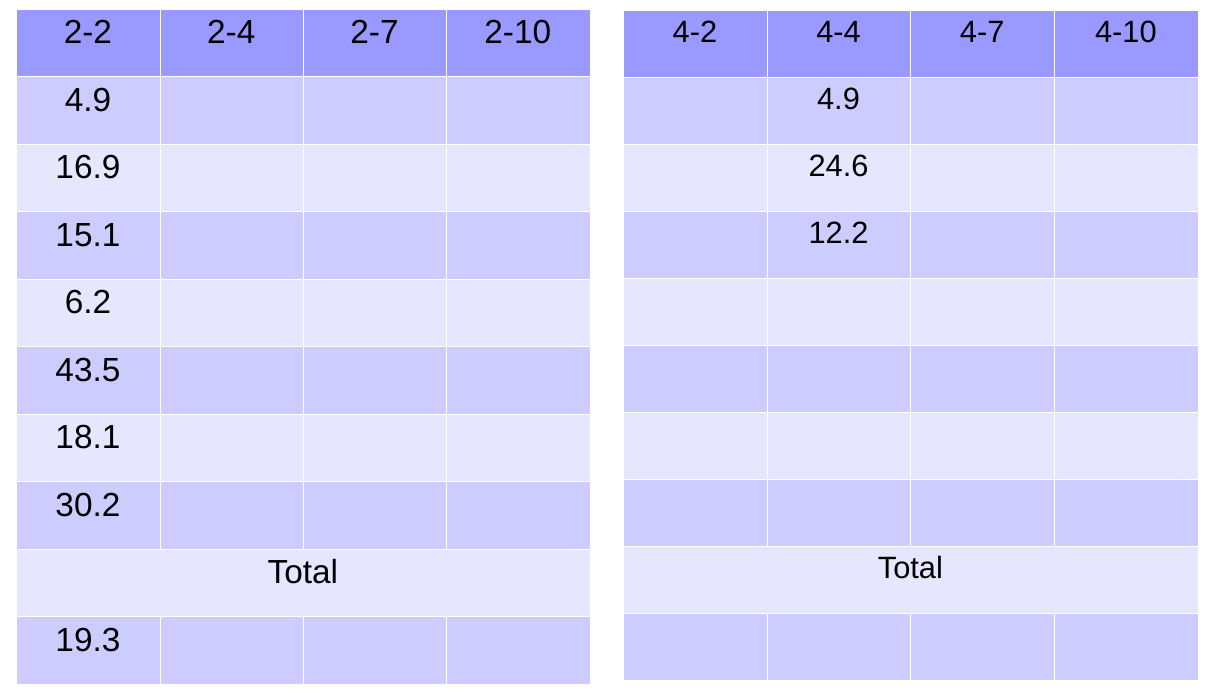
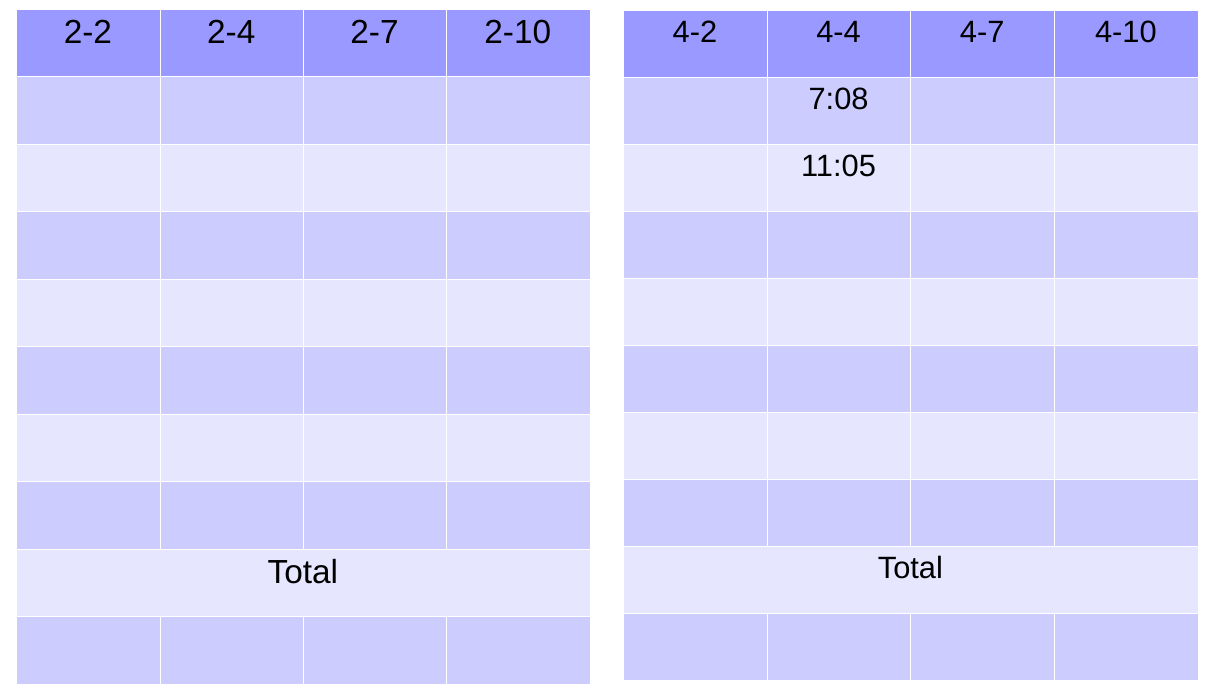
Before and after one commit to Jisha-George/AutonomousRoboticSystem, a slide deck: slide 2 of Test.pptx. Drawn at 1232x693 pixels with LibreOffice and Linux fonts; fonts in the diff are those of the drawing. Boxes give left, top, right and bottom in pixels: in the first picture for what was removed or moved away, otherwise in the second. Text is boxed around its words. In the diff, an @@ line names an element or a change of style, - is before the commit and + after.

```diff
--- a/Test.pptx
+++ b/Test.pptx
@@ table at [17, 9, 590, 685] @@
-row 2, column 1: 4.9
+row 2, column 1: 
-row 3, column 1: 16.9
+row 3, column 1: 
-row 4, column 1: 15.1
+row 4, column 1: 
-row 5, column 1: 6.2
+row 5, column 1: 
-row 6, column 1: 43.5
+row 6, column 1: 
-row 7, column 1: 18.1
+row 7, column 1: 
-row 8, column 1: 30.2
+row 8, column 1: 
-row 10, column 1: 19.3
+row 10, column 1: 
@@ table at [623, 10, 1197, 680] @@
-row 2, column 2: 4.9
+row 2, column 2: 7:08
-row 3, column 2: 24.6
+row 3, column 2: 11:05
-row 4, column 2: 12.2
+row 4, column 2: 
```
Also in this commit, not shown: 1 other slide changed.
